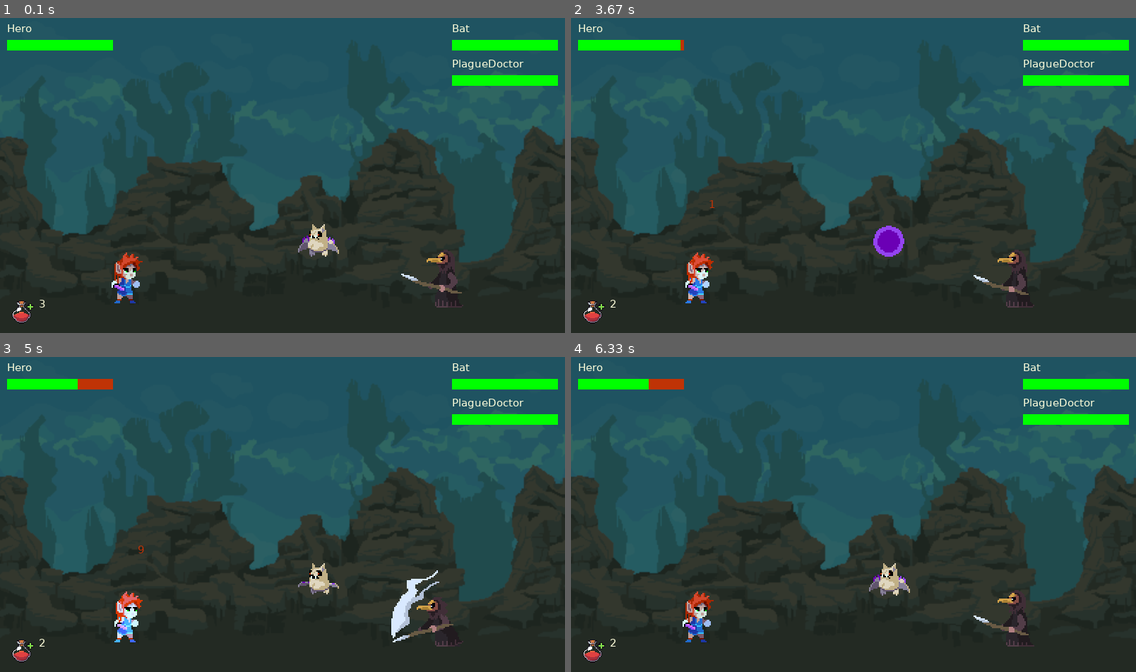
Above: before the commit, frames 1-4 (two rows, left to right).
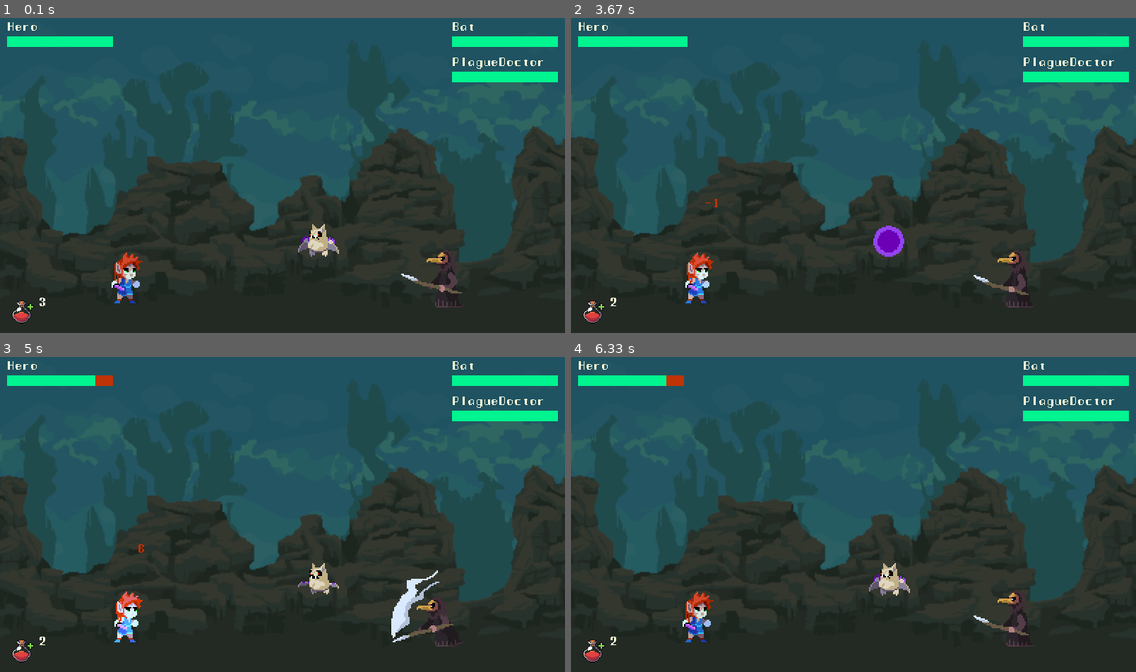
Above: after the commit, the same moments.

Repository: sabrunel/cavern-brawl-pygame
Game: pygame game, started from main.py
The game is run twice, just before and just after one commit, with the same random seed, the same clock (stepped at 60 frames per second) and the same inputs.
Inputs (mouse positions are in pixels of both pictures, inside the frame that each line leads up to):
- Up to frame 1 (0.1 s): no input
- Up to frame 2 (3.67 s): click (887, 241) at 0.38 s; click (593, 310) at 1.88 s
- Up to frame 3 (5 s): no input
- Up to frame 4 (6.33 s): no input

The runs differ from the first frame. In frame 1, 2.9% of the frame differs, in the area x 1-99%, y 1-92%; in frame 2, 2.9%; in frame 3, 2.8%; in frame 4, 2.8%.

Commit message:
Implement combat outcomes and restart

Diff:
--- /dev/null
+++ b/assets/public-license.txt
@@ -0,0 +1,5 @@
+Artwork created by Szadi art.
+
+License for Everyone.
+
+Public domain and free to use, personal or commercial. Credit is not required but appreciated. You can edit, but not sell the asset pack.
--- a/fighter.py
+++ b/fighter.py
@@ -4,6 +4,8 @@
 
 class Fighter():
     def __init__(self, x, y, name, strength, max_hp, start_potions):
+
+        # Characteristics
         self.name = name
         self.hp = max_hp
         self.strength = strength
@@ -20,9 +22,7 @@
             'Hurt': 3,
             'Death':7,
         }
-        self.update_time = pygame.time.get_ticks() #To know when the instance of the class is first created
 
-        # Load all animation images to a dictionary
         self.animation_dict = {}
         for action in self.action_dict.keys():
             temp_list = []
@@ -34,9 +34,14 @@
 
         self.action = 'Idle'
         self.frame_index = 0
+
+        # Image
         self.image = self.animation_dict[self.action][self.frame_index]
         self.rect = self.image.get_rect()
         self.rect.center = (x,y)
+
+        # Creation time
+        self.update_time = pygame.time.get_ticks()
 
 
     def idle(self):
@@ -63,7 +68,6 @@
         self.frame_index = 0 # start at the beginning of the sequence
         self.update_time = pygame.time.get_ticks()
 
-
     def hurt(self):
             self.action = 'Hurt' # switch to hurt action
             self.frame_index = 0 # start at the beginning of the sequence
@@ -73,6 +77,14 @@
     def death(self):
         self.action = 'Death' # switch to death action
         self.frame_index = 0 # start at the beginning of the sequence
+        self.update_time = pygame.time.get_ticks()
+
+    def reset(self):
+        self.hp = self.max_hp
+        self.potions = self.start_potions
+        self.alive = True
+        self.action = 'Idle'
+        self.frame_index = 0
         self.update_time = pygame.time.get_ticks()
 
 
--- a/game.py
+++ b/game.py
@@ -9,20 +9,20 @@
         self.clock = pygame.time.Clock()
         self.stage = Stage()
 
-
     # Method that handles events
     def handle_events(self):
+        # Check if user closes the game window
         for event in pygame.event.get():
-            # Check if user closes the game window
-                if event.type == pygame.QUIT:
+            if event.type == pygame.QUIT:
                     pygame.quit()
                     sys.exit()
 
             # Listen for mouse click
-                if event.type == pygame.MOUSEBUTTONDOWN:
-                    self.stage.player_input(True)
-                else:
-                    self.stage.player_input(False)
+            if event.type == pygame.MOUSEBUTTONDOWN:
+                self.stage.player_input(True)
+            else:
+                self.stage.player_input(False)
+
 
     # Method that draws the background
     def draw_background(self):
@@ -39,6 +39,7 @@
     # Method that handles the game loop
     def run(self):
         while True:
+
             # Call all the above methods
             self.handle_events()
             self.draw_background()
--- a/settings.py
+++ b/settings.py
@@ -9,8 +9,9 @@
 # Colors
 TEXT_COLOR = (253, 253, 218)
 HEALTH_RED = (191, 51, 6)
-HEALTH_GREEN = (0, 255, 0)
+HEALTH_GREEN = (0, 244, 143)
 
 # Font
-FONT_NAME = 'Verdana'
-FONT_SIZE = 15
+FONT_NAME = 'font/manaspc.ttf'
+FONT_SIZE = 16
+TITLE_SIZE = 70
--- a/stage.py
+++ b/stage.py
@@ -8,7 +8,7 @@
 
 # Helper functions
 def draw_text(screen, text, font, text_color, x, y):
-    img = font.render(text, True, text_color)
+    img = font.render(text, False, text_color)
     screen.blit(img, (x, y))
 
 # Main class
@@ -18,7 +18,8 @@
         # Stage setup
         self.display_surface = pygame.display.get_surface()
         self.bg = pygame.image.load('assets/Background.png').convert_alpha()
-        self.font = pygame.font.SysFont(FONT_NAME, FONT_SIZE)
+        self.text = pygame.font.Font(FONT_NAME, FONT_SIZE)
+        self.title = pygame.font.Font(FONT_NAME, TITLE_SIZE)
 
         # Stage elements
         self.create_fighters()
@@ -34,18 +35,20 @@
         self.action_wait_time = 90
         self.potion_effect = 15
 
+        # Player input
+        self.player_clicked = False # User input
+
         # Stage states
-        self.user_clicked = False # User input
+        self.outcome = 0 # 0: game playing, -1: defeat, 1: victory
         self.is_attacking = False
-        self.potion_clicked = False
+        self.is_using_potion = False
         self.target = None
-
 
     def create_fighters(self):
         #Create an instance of each fighter type
-        self.hero = Fighter(200, 350, 'Hero', 10, 30, 3)
-        self.bat = Fighter(450, 320, 'Bat', 6, 10, 3)
-        self.plaguedoctor = Fighter(600, 350,'PlagueDoctor', 8, 20, 3)
+        self.hero = Fighter(200, 350, 'Hero', 8, 30, 3)
+        self.bat = Fighter(450, 320, 'Bat', 4, 15, 2)
+        self.plaguedoctor = Fighter(600, 350,'PlagueDoctor', 5, 20, 2)
 
         # Add enemies to a list
         self.enemy_list = []
@@ -54,24 +57,24 @@
 
     def draw_names(self):
         # Draw hero name
-        draw_text(self.display_surface,f'{self.hero.name}', self.font, TEXT_COLOR, 10, 10)
+        draw_text(self.display_surface,f'{self.hero.name}', self.text, TEXT_COLOR, 10, 10)
 
         # Draw enemy names
         for count, enemy in enumerate(self.enemy_list):
-            draw_text(self.display_surface,f'{enemy.name}', self.font, TEXT_COLOR, 640, 10 + count * 50)
+            draw_text(self.display_surface,f'{enemy.name}', self.text, TEXT_COLOR, 640, 10 + count * 50)
 
     def create_healthbars(self):
-        self.hero_healthbar = HealthBar( 10, 35, self.hero.hp, self.hero.max_hp)
-        self.bat_healthbar = HealthBar(640, 35, self.bat.hp, self.bat.max_hp)
-        self.plaguedoctor_healthbar = HealthBar(640, 85, self.plaguedoctor.hp, self.plaguedoctor.max_hp)
+        self.hero_healthbar = HealthBar( 10, 30, self.hero.hp, self.hero.max_hp)
+        self.bat_healthbar = HealthBar(640, 30, self.bat.hp, self.bat.max_hp)
+        self.plaguedoctor_healthbar = HealthBar(640, 80, self.plaguedoctor.hp, self.plaguedoctor.max_hp)
 
     def player_input(self, bool):
-        # Listen for mouse click
-        self.user_clicked = bool
+            # Listen for mouse click
+            self.player_clicked = bool
 
     def set_potion(self):
         if self.potion_btn.draw():
-            self.potion_clicked = True
+            self.is_using_potion = True
 
     def set_target(self):
         # Check where the mouse is
@@ -82,7 +85,7 @@
             if enemy.rect.collidepoint(pos):
                 #pygame.mouse.set_visible(False)
                 #screen.blit(sword_img, pos)
-                if self.user_clicked and enemy.alive:
+                if self.player_clicked and enemy.alive:
                     self.is_attacking = True
                     self.target = self.enemy_list[index]
 
@@ -101,11 +104,11 @@
                         self.action_cd = 0
 
                         # Create the damage text
-                        dmg_txt = CombatText(self.target.rect.centerx, self.target.rect.y, self.font,  str(self.hero.damage), HEALTH_RED)
+                        dmg_txt = CombatText(self.target.rect.centerx, self.target.rect.y, self.text,  str(self.hero.damage), HEALTH_RED)
                         self.combat_text_group.add(dmg_txt)
 
                     # Use potion
-                    if self.potion_clicked == True:
+                    if self.is_using_potion == True:
                         if self.hero.potions > 0:
                             if self.hero.max_hp - self.hero.hp > self.potion_effect:
                                 heal_amount = self.potion_effect
@@ -117,11 +120,15 @@
                             self.hero.potions -= 1
 
                             # Create the healing text
-                            heal_txt = CombatText(self.hero.rect.centerx, self.hero.rect.y, self.font,  str(heal_amount), HEALTH_GREEN)
+                            heal_txt = CombatText(self.hero.rect.centerx, self.hero.rect.y, self.text,  str(heal_amount), HEALTH_GREEN)
                             self.combat_text_group.add(heal_txt)
 
                             self.current_turn += 1
                             self.action_cd = 0
+
+        else:
+            self.outcome = -1
+            self.player_clicked = False
 
 
     def enemy_actions(self):
@@ -144,7 +151,7 @@
                             self.action_cd = 0
 
                             # Create the healing text
-                            heal_txt = CombatText(enemy.rect.centerx, enemy.rect.y,  self.font, str(heal_amount), HEALTH_GREEN)
+                            heal_txt = CombatText(enemy.rect.centerx, enemy.rect.y,  self.text, str(heal_amount), HEALTH_GREEN)
                             self.combat_text_group.add(heal_txt)
 
                         # Bandit attack
@@ -154,35 +161,74 @@
                             self.action_cd = 0
 
                             # Create the damage text
-                            dmg_txt = CombatText(self.hero.rect.centerx, self.hero.rect.y, self.font, str(enemy.damage), HEALTH_RED)
+                            dmg_txt = CombatText(self.hero.rect.centerx, self.hero.rect.y, self.text, str(enemy.damage), HEALTH_RED)
                             self.combat_text_group.add(dmg_txt)
 
 
                 else:
                     self.current_turn += 1 #skips a dead enemy
 
-    def reset_turn(self):
-        # Reset once all fighter had a turn
+
+    def end_turn(self):
         if self.current_turn > self.total_fighters:
             self.current_turn = 1
 
+        # Check whether all enemies are dead
+        alive_enemies = 0
+        for enemy in self.enemy_list:
+            if enemy.alive:
+                alive_enemies += 1
+
+        if alive_enemies == 0:
+            self.outcome = 1
+            self.player_clicked = False
+
+
+    def end_combat(self):
+        if self.outcome != 0:
+            draw_text(self.display_surface,'Click to start again', self.text, TEXT_COLOR, 290, 180)
+            if self.outcome == -1:
+                draw_text(self.display_surface,'DEFEAT', self.title, HEALTH_RED, 260, 100)
+
+            if self.outcome == 1:
+                draw_text(self.display_surface,'VICTORY', self.title, HEALTH_GREEN, 240, 100)
+
+
+    def reset_stage(self):
+        if self.outcome != 0 and self.player_clicked:
+            self.outcome = 0
+            self.current_turn = 1
+
+            # Reset characters
+            self.hero.reset()
+            self.bat.reset()
+            self.plaguedoctor.reset()
+
+            # Reset stage state
+            self.is_attacking = False
+            self.is_using_potion = False
+            self.target = None
 
     def update(self):
-        # Reset action variables
-        self.is_attacking = False
-        self.potion_clicked = False
-        self.target = None
-
-        self.set_potion()
-        self.set_target()
-        self.player_actions()
-        self.enemy_actions()
-        self.reset_turn()
-
+
+        if self.outcome == 0:
+            # Reset action variables
+            self.is_attacking = False
+            self.is_using_potion = False
+            self.target = None
+
+            self.set_potion()
+            self.set_target()
+            self.player_actions()
+            self.enemy_actions()
+            self.end_turn()
+
+        self.end_combat()
         self.hero.update()
         for enemy in self.enemy_list:
             enemy.update()
         self.combat_text_group.update()
+        self.reset_stage()
 
     def draw(self):
         # Draw fighters
@@ -204,4 +250,4 @@
 
         # Draw potion button
         self.potion_btn.draw()
-        draw_text(self.display_surface, str(self.hero.potions), self.font, TEXT_COLOR, 55, 400)
+        draw_text(self.display_surface, str(self.hero.potions), self.text, TEXT_COLOR, 55, 400)
Not shown, added: font/license.txt
Binary file added: font/manaspc.ttf
